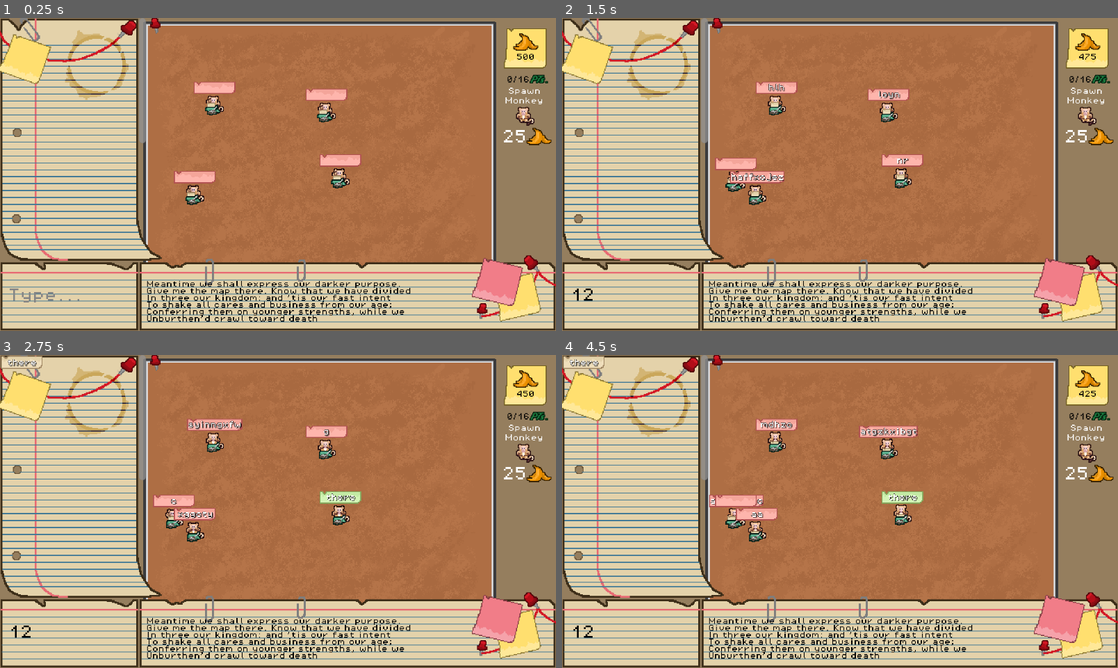
Above: before the commit, frames 1-4 (two rows, left to right).
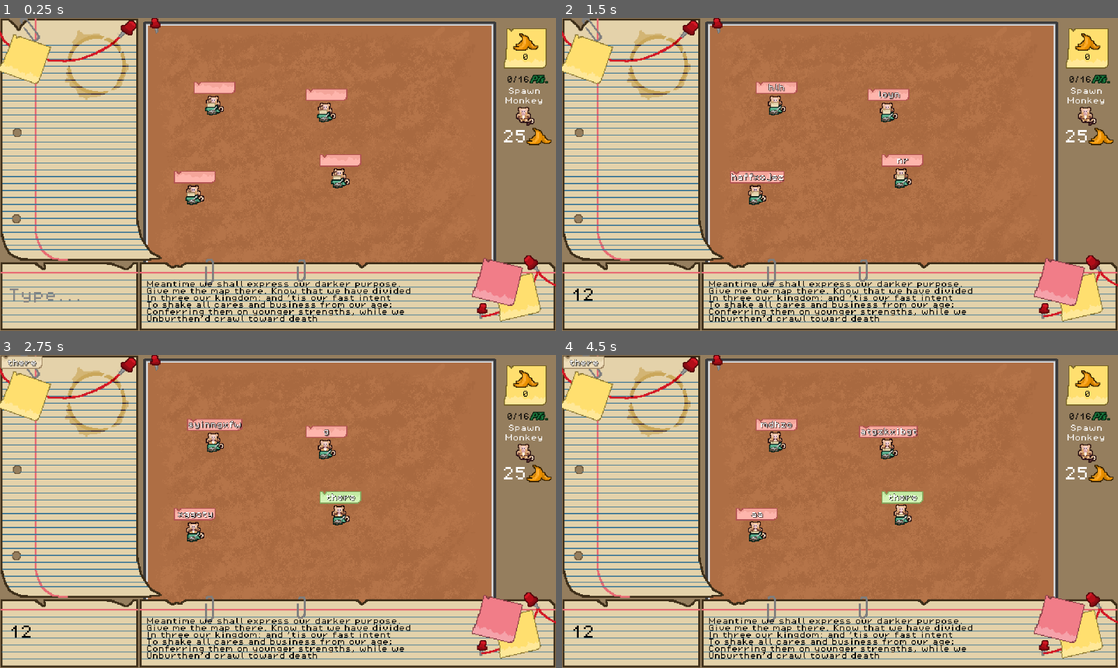
Above: after the commit, the same moments.

Repository: levienk/GMTK-Game-Jam-2024
Game: Godot game, scene res://game.tscn
Same seed, same stepped clock (60 frames per second), same inputs: the game is played once before the commit and once after it.
Inputs (mouse positions are in pixels of both pictures, inside the frame that each line leads up to):
- Up to frame 1 (0.25 s): no input
- Up to frame 2 (1.5 s): click (634, 296) at 0.52 s; type "12" at 0.6 s; click "25" at 1.25 s
- Up to frame 3 (2.75 s): click "25" at 2 s
- Up to frame 4 (4.5 s): click (578, 361) at 2.75 s; click (578, 361) at 3.5 s; click "25" at 4.25 s

The runs differ from the first frame. In frame 1, 0.5% of the frame differs, in the area x 25-96%, y 0-40%; in frame 2, 0.9%; in frame 3, 0.9%; in frame 4, 1.0%, in the area x 25-96%, y 0-56%.

Commit message:
Fixed scrolling

Diff:
--- a/game.tscn
+++ b/game.tscn
@@ -15,8 +15,6 @@
 script = ExtResource("1_56afu")
 
 [node name="Background" type="TextureRect" parent="."]
-offset_right = 640.0
-offset_bottom = 360.0
 texture = ExtResource("2_l3re6")
 
 [node name="MonkeySpawner" type="Node" parent="."]
--- a/monkey/monkey_spawner.gd
+++ b/monkey/monkey_spawner.gd
@@ -1,13 +1,19 @@
 extends Node
+
+var monkeyscene = load("res://monkey/monkey.tscn")
+var pos = Vector2(200,280) # Bottom Left
 
 func _ready() -> void:
 	SignalBus.spawn_monkey.connect(_on_spawn_monkey)
-	#TODO DELETE THIS
-	Bananas.bananas = 500
 
+# From SignalBus MonkeyButton
 func _on_spawn_monkey():
-	var monkeyscene = load("res://monkey/monkey.tscn")
 	var monkey = monkeyscene.instantiate()
-	monkey.position.x = 200
-	monkey.position.y = 200
+	monkey.position = pos
+
+	if pos.x >= 550:
+		pos.y -= 30
+		pos.x = 200
+	else:
+		pos.x += 50
 	add_child(monkey)
--- a/word_bank.gd
+++ b/word_bank.gd
@@ -1,31 +1,6 @@
 extends Node2D
 
-const size = Vector2(160, 280)
 @onready var WordBox = preload("res://interface/word_box.tscn")
-
-# Called when the node enters the scene tree for the first time.
-func _ready() -> void:
-
-	# Make the collider the right size, in the right place.
-	#var position = Vector2(
-		#size.x / 2,
-		#size.y / 2
-	#)
-	pass
-	#$ScrollContainer.size = size
-	#$ScrollContainer/FlowContainer.size = size
-	#$ScrollContainer/FlowContainer.custom_minimum_size = size
-
-
-# Called every frame. 'delta' is the elapsed time since the previous frame.
-func _process(delta: float) -> void:
-	print($ScrollContainer.size)
-	print($ScrollContainer.custom_minimum_size)
-	print($ScrollContainer/HFlowContainer.size)
-	print($ScrollContainer/HFlowContainer.custom_minimum_size)
-
-	pass
-
 
 func _on_line_edit_new_word_typed(word: String) -> void:
 
--- a/word_bank.tscn
+++ b/word_bank.tscn
@@ -8,11 +8,9 @@
 
 [node name="ScrollContainer" type="ScrollContainer" parent="."]
 z_index = 14
-clip_contents = false
 offset_right = 168.0
-offset_bottom = 144.0
+offset_bottom = 280.0
 horizontal_scroll_mode = 0
-vertical_scroll_mode = 2
 
 [node name="HFlowContainer" type="HFlowContainer" parent="ScrollContainer"]
 custom_minimum_size = Vector2(160, 40)
